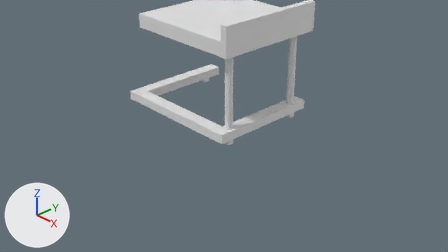
A saved change to the Blender file Blender/table.blend.
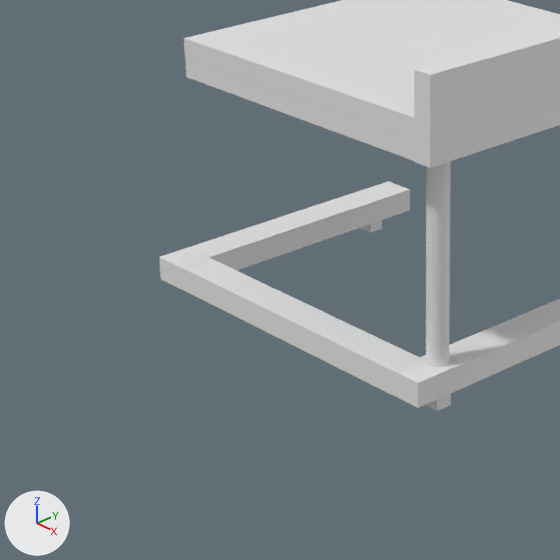
There are two pictures of each version: one from the file's camera 'Camera', one close up on the part from 16% to 61% of the width and 0% to 79% of the height. The axes (+X, +Y, +Z) are drawn at lower left. The lights are the same throughout.
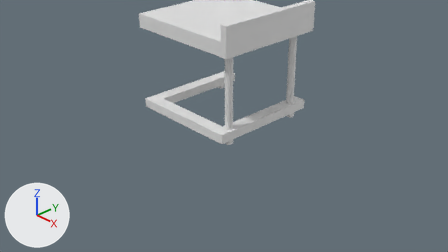
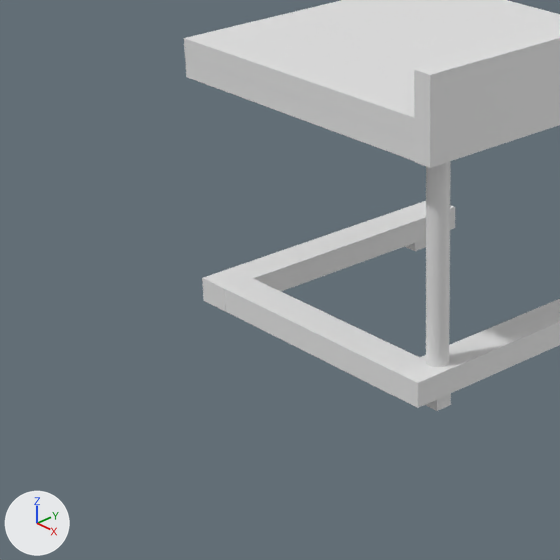
Where the change shows, as pixel boxes (x1, y1, x2, y2) in the close-ups (560 x 560 px):
'Cube.003', moved
    before: (159, 181, 410, 290)
    after: (202, 201, 455, 312)
'Cube.005', moved, rescaled (19% narrower, 16% shorter)
    before: (180, 257, 420, 394)
    after: (225, 279, 420, 394)
'Cube.010', moved
    before: (361, 220, 382, 233)
    after: (405, 239, 426, 251)

The change, as a list of edits to the scene's bpy script:
```text
Change ob_cube_003:
    ob_cube_003.location: (-1.304, -0.004, 0.398) -> (-0.844, -0.004, 0.398)
Change ob_cube_005:
    ob_cube_005.location: (-0.198, -0.888, 0.398) -> (0.033, -0.888, 0.398)
    ob_cube_005.scale: (-0.113, 1.0, 0.0788) -> (-0.113, 0.765, 0.0788)
Change ob_cube_010:
    ob_cube_010.location: (-1.323, 0.743, 0.267) -> (-0.863, 0.743, 0.267)
```
